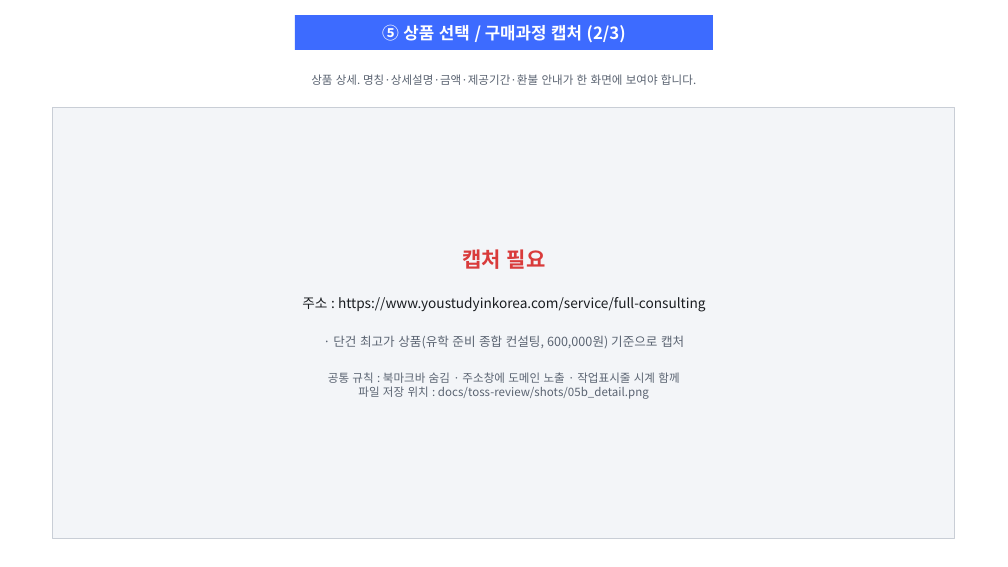
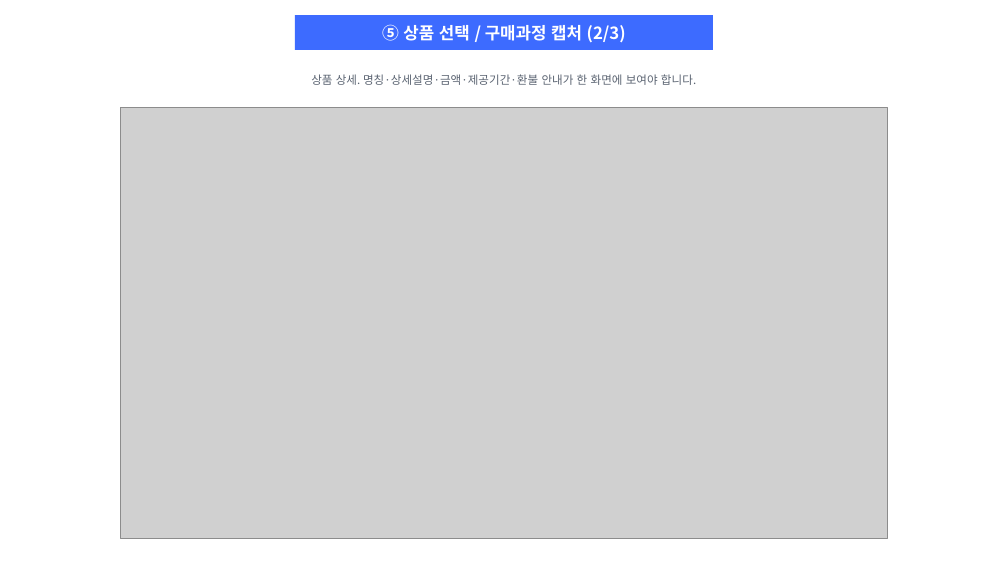
Before and after one commit to byron-glocare/byron-glocare-repo, a slide deck: slide 6 of docs/toss-review/결제경로_글로케어.pptx. Drawn at 1008x567 pixels with LibreOffice and Linux fonts; fonts in the diff are those of the drawing; grey boxes stand for pictures. Boxes give left, top, right and bottom in pixels: in the first picture for what was removed or moved away, otherwise in the second. Text is boxed around its words. In the diff, an @@ line names an element or a change of style, - is before the commit and + after.

Commit message:
docs(toss): 결제경로 캡처 7장 완료 — CDP 로 직접 몰아서 촬영
가이드 만들 때 쓰던 방식(전용 프로필 크롬 + 원격 디버깅)으로 돌아갔다.
puppeteer-core 를 설치할 수 없어 Node 24 내장 WebSocket 으로 CDP 를 직접 붙였다.

전용 프로필이라 북마크바·개인 탭·확장이 없고, 확장이 아니라 CDP 라
"'Claude'에서 디버깅을 시작함" 배너도 안 뜬다. 카드사에 낼 자료에 그런 게
찍히면 안 된다.

캡처 방식에서 걸린 것들:
- PrintWindow(창만 촬영)는 GPU 합성 화면을 못 받아 페이지가 빈칸으로 나오고,
  작업표시줄 시계도 안 들어간다. 시계는 필수(가이드 4쪽 3항)라 전체화면이어야 한다.
- 전체화면은 대상 창이 앞에 있어야 하는데 SetForegroundWindow 는 백그라운드에서
  막힌다. SetWindowPos(HWND_TOPMOST) 로 포커스를 뺏지 않고 창만 올려 해결했다.
- 크롬이 가려진 창의 렌더링을 멈춰서 첫 캡처가 회색이었다.
  --disable-features=CalculateNativeWinOcclusion 로 껐다.
- PowerShell 5.1 이 UTF-8 스크립트를 ANSI 로 읽어 한글이 깨지며 파서가 죽었다. BOM 추가.

⑥ 카드 결제창은 위젯이 계좌이체를 기본 선택해서 그대로 열면 퀵계좌이체가 나온다.
신용·체크카드 → 카드사(국민) → 할부(일시불)까지 골라야 카드 결제창이 뜬다.
셋 다 iframe 안이라 Input.dispatchMouseEvent 로 좌표 클릭했다. 산업은행은
ISP/페이북 팝업으로 빠져 팝업차단에 막히므로 국민카드로 잡았다.

capture.js: pre(②③④) / post(⑤⑥) 로 나눠 실행. 로그인은 사람이 한다.

```diff
--- a/docs/toss-review/결제경로_글로케어.pptx
+++ b/docs/toss-review/결제경로_글로케어.pptx
@@ rectangle removed at (53,107,955,538) @@
-캡처 필요
-주소 : https://www.youstudyinkorea.com/service/full-consulting
-· 단건 최고가 상품(유학 준비 종합 컨설팅, 600,000원) 기준으로 캡처
-공통 규칙 : 북마크바 숨김 · 주소창에 도메인 노출 · 작업표시줄 시계 함께
-파일 저장 위치 : docs/toss-review/shots/05b_detail.png
@@ picture added at (121,107,887,538) @@
```
Also in this commit, not shown: 6 other slides changed, 6 other files.
